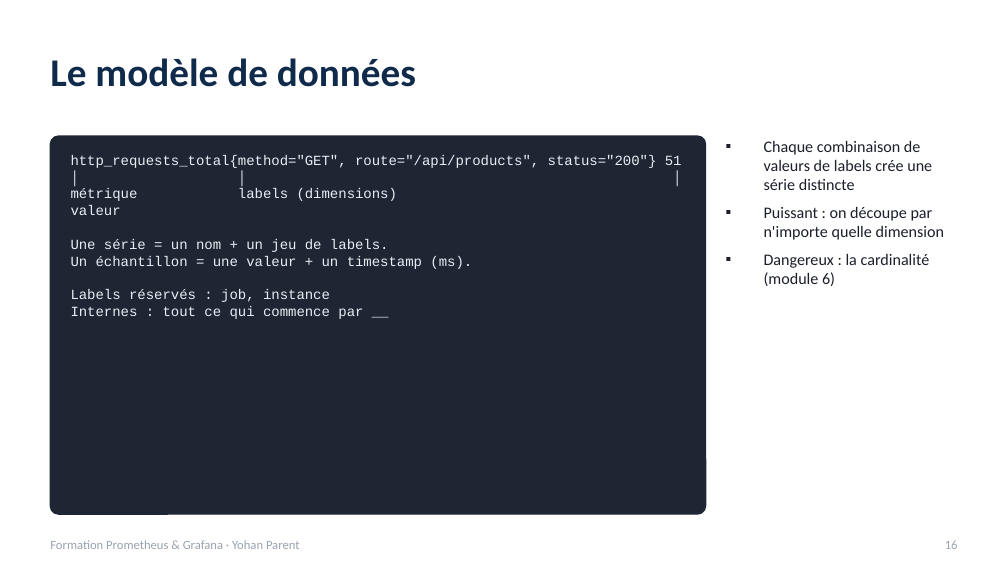
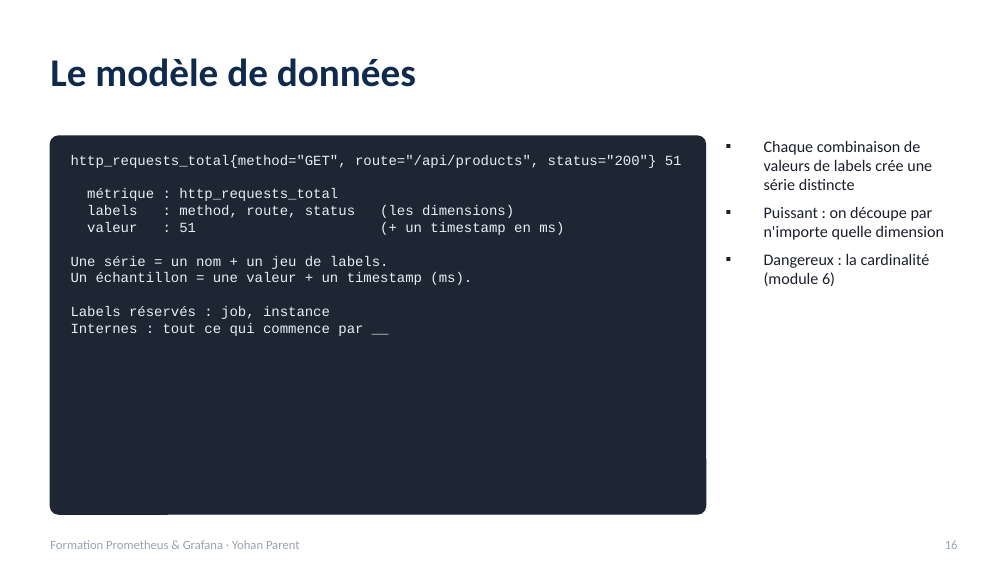
Before and after one commit to yparent/formation-observabilite-lab, a slide deck: slide 16 of docs/slides/Formation-Prometheus-Grafana.pptx. Drawn at 1008x567 pixels with LibreOffice and Linux fonts; fonts in the diff are those of the drawing. Boxes give left, top, right and bottom in pixels: in the first picture for what was removed or moved away, otherwise in the second. Text is boxed around its words. In the diff, an @@ line names an element or a change of style, - is before the commit and + after.

```diff
--- a/docs/slides/Formation-Prometheus-Grafana.pptx
+++ b/docs/slides/Formation-Prometheus-Grafana.pptx
@@ text at [87,188,564,235]: text changed @@
-│ │ │
-métrique labels (dimensions) valeur
+métrique : http_requests_total
+labels : method, route, status (les dimensions)
+valeur : 51 (+ un timestamp en ms)
```
Also in this commit, not shown: 11 other slides changed, 1 slide added, 34 other files.
